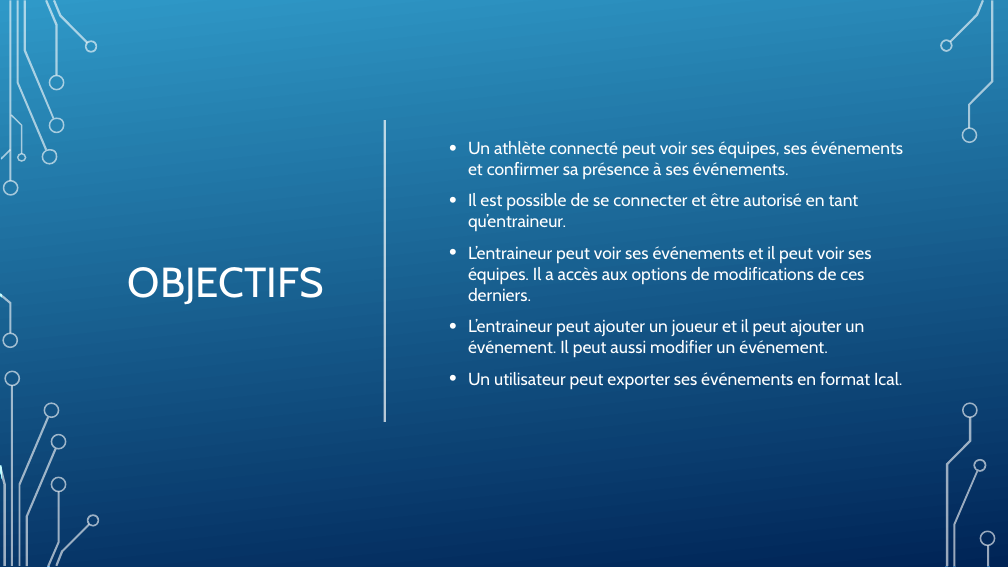
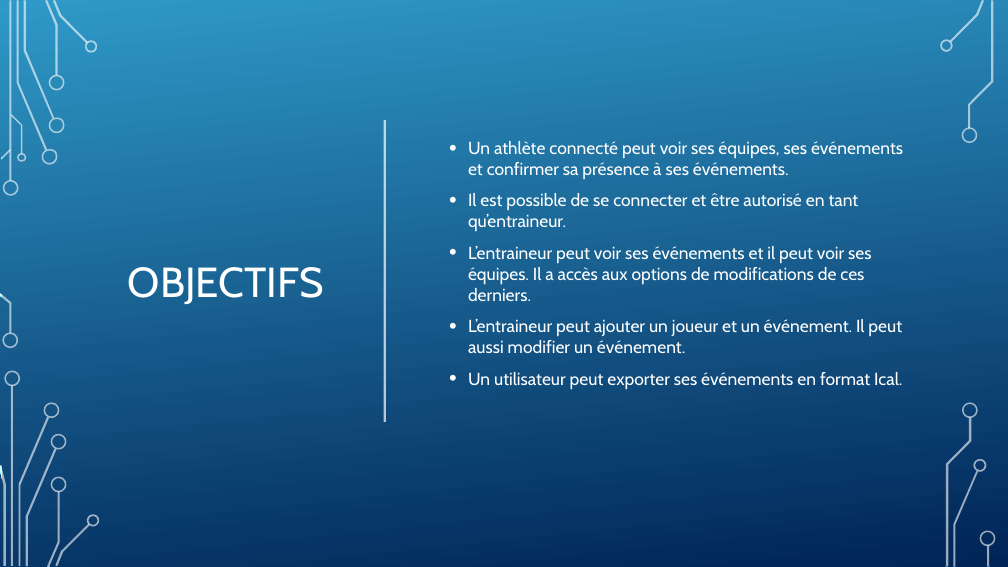
Before and after one commit to DFC-Informatique-Cegep-de-Sainte-Foy/GestionEquipesSportives, a slide deck: slide 3 of Documentation/Revue 3/Presentation_Revue_3.pptx. Drawn at 1008x567 pixels with LibreOffice and Linux fonts; fonts in the diff are those of the drawing; background and template pictures are left out. Boxes give left, top, right and bottom in pixels: in the first picture for what was removed or moved away, otherwise in the second. Text is boxed around its words. In the diff, an @@ line names an element or a change of style, - is before the commit and + after.

Commit message:
update

```diff
--- a/Documentation/Revue 3/Presentation_Revue_3.pptx
+++ b/Documentation/Revue 3/Presentation_Revue_3.pptx
@@ text at bbox=[468, 319, 902, 353]: text changed @@
-• L’entraineur peut ajouter un joueur et il peut ajouter un événement. Il peut aussi modifier un événement.
+• L’entraineur peut ajouter un joueur et un événement. Il peut aussi modifier un événement.
```
